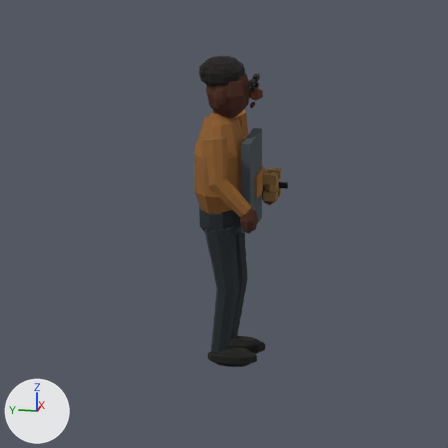
What one commit did to the Blender file characters/tess-3d/tess.blend.
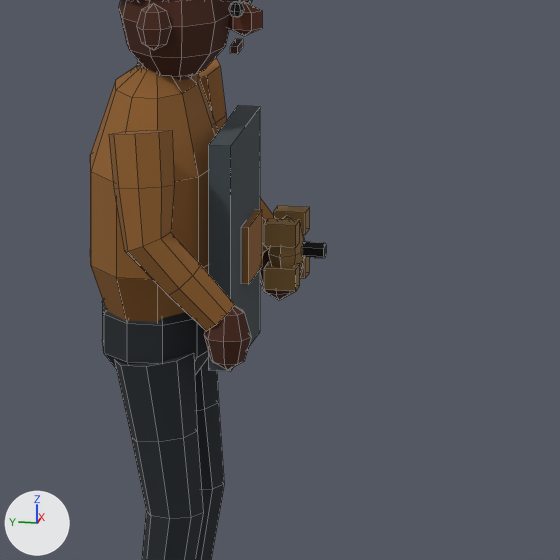
Old and new are each drawn from the file's camera 'Camera' and again close up on the part from 35% to 85% of the width and 19% to 69% of the height. Lighting does not change. The marker at lower left points along +X, +Y and +Z. The older version's two pictures come first. The close-ups show mesh edges as thin lines.

Names of what the first close-up shows: 'TessSkin'.
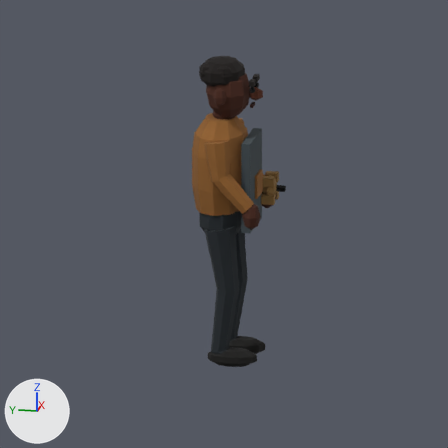
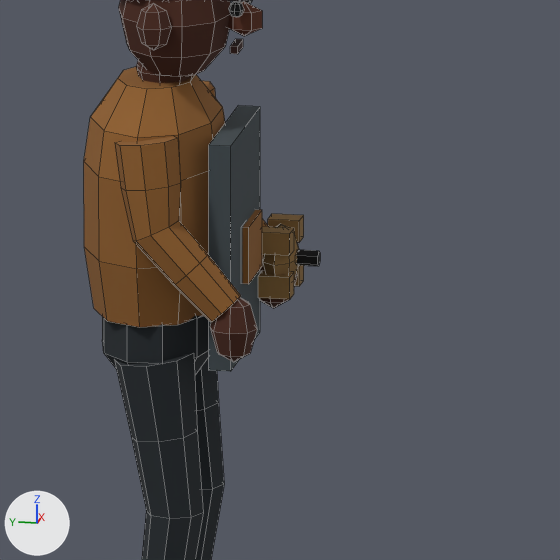
What changed in the scene script:
```text
Change me_sphere_048:
    used by ob_tessskin; location = (0.0, 0.0, 0.0)
    remove me_sphere_048.from_pydata(...)  # 847 vertices, 922 faces; spans x -0.54..0.54, y -0.43..0.23, z 0.0..2.45
    add me_sphere_048.from_pydata(...)  # 855 vertices, 914 faces; spans x -0.41..0.44, y -0.43..0.23, z 0.0..2.45
    me_sphere_048 part 1: the loose piece of 26 vertices spanning x 0.31..0.54, y -0.37..-0.25, z 1.22..1.43 is moved by (-0.1, 0.0, 0.0)
    me_sphere_048 part 2: the loose piece of 12 vertices spanning x 0.4..0.44, y -0.43..-0.36, z 1.3..1.35 is moved by (-0.1, 0.0, 0.0)
    me_sphere_048 part 3: the loose piece of 8 vertices spanning x 0.31..0.38, y -0.36..-0.26, z 1.22..1.29 is moved by (-0.1, 0.0, 0.0)
    me_sphere_048 part 4: the loose piece of 8 vertices spanning x 0.47..0.54, y -0.36..-0.26, z 1.22..1.29 is moved by (-0.1, 0.0, 0.0)
    me_sphere_048 part 5: the loose piece of 8 vertices spanning x 0.31..0.38, y -0.36..-0.26, z 1.36..1.43 is moved by (-0.1, 0.0, 0.0)
    me_sphere_048 part 6: the loose piece of 8 vertices spanning x 0.47..0.54, y -0.36..-0.26, z 1.36..1.43 is moved by (-0.1, 0.0, 0.0)
    me_sphere_048 part 7: the loose piece of 42 vertices spanning x -0.33..0.33, y -0.18..0.23, z 1.07..2.04 is rebuilt with 50 vertices and now spans x -0.35..0.35, y -0.18..0.23, z 1.24..1.97
    me_sphere_048 part 8: the loose piece of 40 vertices spanning x 0.3..0.54, y -0.3..0.1, z 1.28..1.91 is rebuilt with 40 vertices and now spans x 0.21..0.41, y -0.3..0.1, z 1.28..1.86
    me_sphere_048 part 9: the loose piece of 40 vertices spanning x -0.54..-0.3, y -0.3..0.1, z 1.28..1.91 is rebuilt with 40 vertices and now spans x -0.41..-0.21, y -0.3..0.1, z 1.28..1.86
    me_sphere_048 part 10
    32 faces are deleted
    8 vertices in x 0.43, y -0.35..-0.2, z 1.15..1.37 move by (-0.1, 0.0, 0.0)
    4 vertices in x 0.39, y -0.32..-0.24, z 1.18..1.34 move by (-0.02, 0.0, 0.0)
    4 vertices in x 0.47, y -0.32..-0.24, z 1.18..1.34 move by (-0.18, 0.0, 0.0)
    4 vertices in x 0.48, y -0.33..-0.23, z 1.18..1.34 move by (-0.2, 0.0, 0.0)
    6 vertices move from x 0.36..0.5, y -0.33..-0.23, z 1.18..1.34 to x 0.26..0.41, y -0.33..-0.23, z 1.18..1.34
    32 new faces join them
    me_sphere_048 part 11
    32 faces are deleted
    8 vertices in x -0.43, y -0.35..-0.2, z 1.15..1.37 move by (0.1, 0.0, 0.0)
    4 vertices in x -0.47, y -0.32..-0.24, z 1.18..1.34 move by (0.18, 0.0, 0.0)
    4 vertices in x -0.48, y -0.33..-0.23, z 1.18..1.34 move by (0.2, 0.0, 0.0)
    4 vertices in x -0.39, y -0.32..-0.24, z 1.18..1.34 move by (0.02, 0.0, 0.0)
    6 vertices move from x -0.5..-0.36, y -0.33..-0.23, z 1.18..1.34 to x -0.41..-0.26, y -0.33..-0.23, z 1.18..1.34
    32 new faces join them
```

Boxes (x1, y1, x2, y2) around the edits, measured in the close-ups (560 x 560 px; the box of a moved part takes in the faces that stretch with it):
'TessSkin', reshaped
    before: (90, 0, 326, 560)
    after: (84, 0, 320, 560)
part 1 of me_sphere_048, moved or reshaped
    before: (268, 216, 305, 272)
    after: (262, 224, 299, 280)
part 2 of me_sphere_048, moved or reshaped
    before: (302, 242, 326, 258)
    after: (296, 250, 320, 266)
part 3 of me_sphere_048, moved or reshaped
    before: (264, 263, 300, 291)
    after: (258, 271, 294, 299)
part 4 of me_sphere_048, moved or reshaped
    before: (300, 257, 310, 278)
    after: (294, 265, 304, 286)
part 5 of me_sphere_048, moved or reshaped
    before: (264, 219, 300, 248)
    after: (262, 227, 294, 256)
part 6 of me_sphere_048, moved or reshaped
    before: (274, 206, 310, 235)
    after: (268, 214, 304, 243)
part 7 of me_sphere_048, rebuilt
    before: (90, 66, 218, 322)
    after: (84, 67, 225, 327)
part 8 of me_sphere_048, rebuilt (mostly hidden)
    before: (198, 58, 276, 254)
    after: (202, 81, 269, 259)
part 9 of me_sphere_048, rebuilt (7% shorter)
    before: (109, 130, 234, 331)
    after: (115, 136, 240, 322)
part 10 of me_sphere_048, moved or reshaped
    before: (260, 250, 303, 300)
    after: (260, 262, 297, 308)
part 11 of me_sphere_048, moved or reshaped
    before: (204, 305, 251, 370)
    after: (210, 297, 257, 362)
